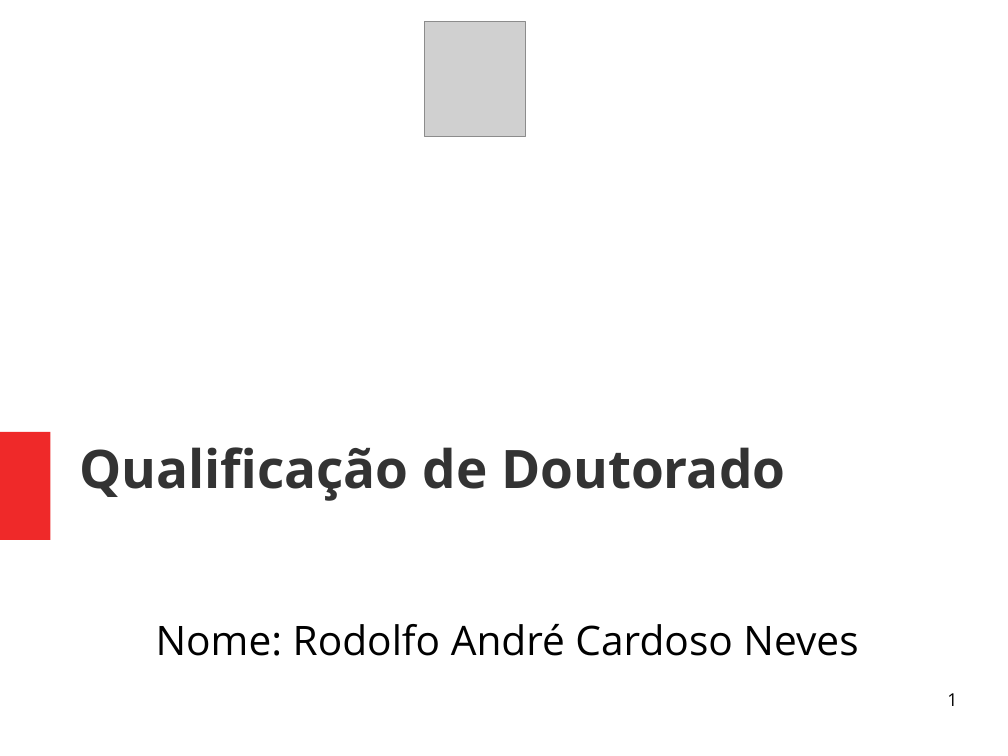
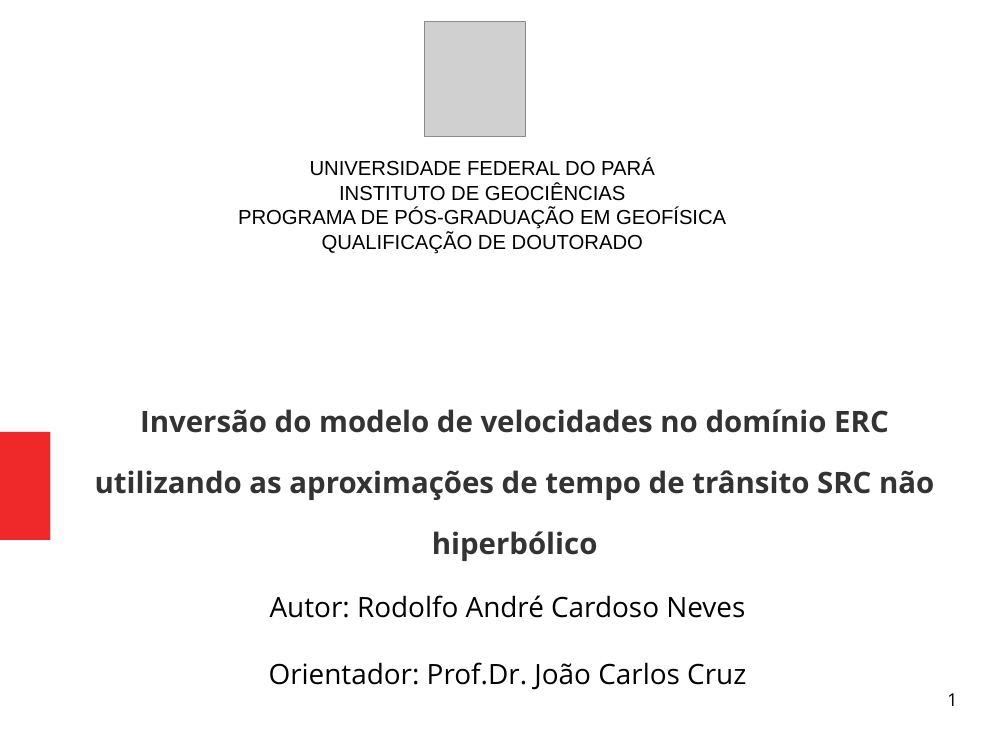
Before and after one commit to Rodolfo-Dirack/qualificacao-doutorado, a slide deck: slide 1 of slides/Apresentacao_qualificacao.odp. Drawn at 1008x756 pixels with LibreOffice and Linux fonts; fonts in the diff are those of the drawing; grey boxes stand for pictures. Boxes give left, top, right and bottom in pixels: in the first picture for what was removed or moved away, otherwise in the second. Text is boxed around its words. In the diff, an @@ line names an element or a change of style, - is before the commit and + after.

```diff
--- a/slides/Apresentacao_qualificacao.odp
+++ b/slides/Apresentacao_qualificacao.odp
@@ text added at (238, 160, 726, 254), 16 pt, text #000000 @@
+UNIVERSIDADE FEDERAL DO PARÁ
+INSTITUTO DE GEOCIÊNCIAS
+PROGRAMA DE PÓS-GRADUAÇÃO EM GEOFÍSICA
+QUALIFICAÇÃO DE DOUTORADO
@@ title at (95, 409, 934, 561): text changed; size 72 to 40 pt @@
-Qualificação de Doutorado
+Inversão do modelo de velocidades no domínio ERC
+utilizando as aproximações de tempo de trânsito SRC não hiperbólico
@@ subtitle at (269, 595, 746, 690): text changed; size 32 to 22 pt @@
-Nome: Rodolfo André Cardoso Neves
+Autor: Rodolfo André Cardoso Neves
+Orientador: Prof.Dr. João Carlos Cruz
```
Also in this commit, not shown: 3 slides added, 3 slides removed.
